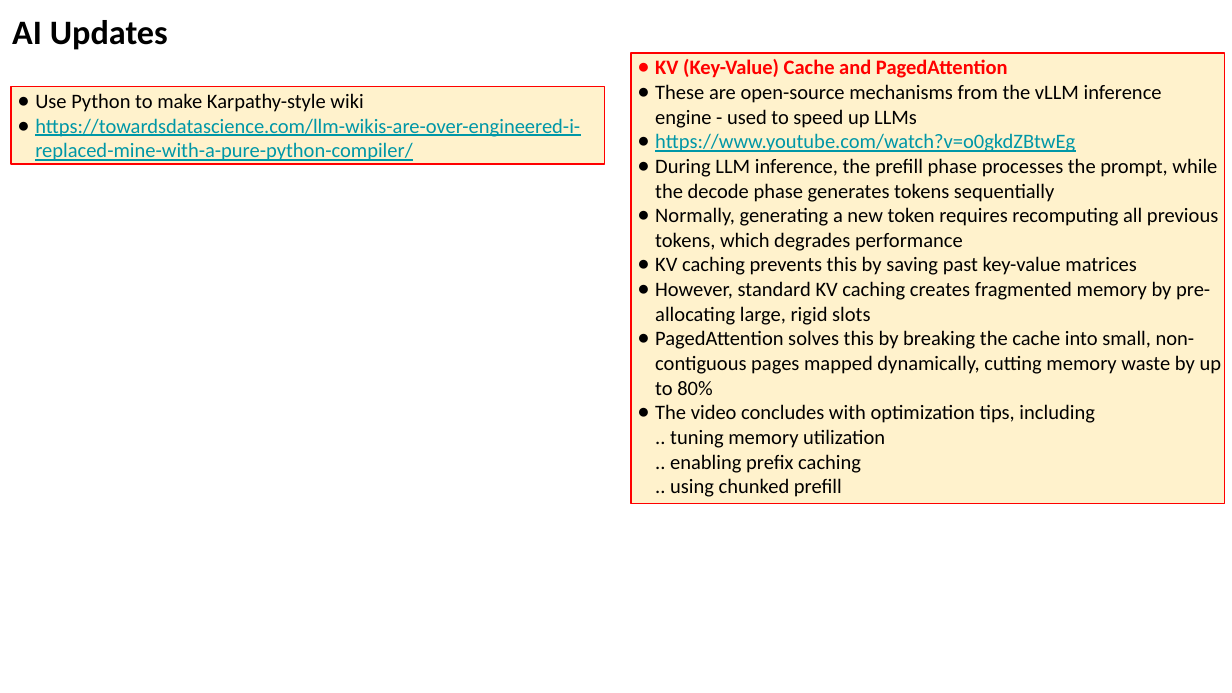
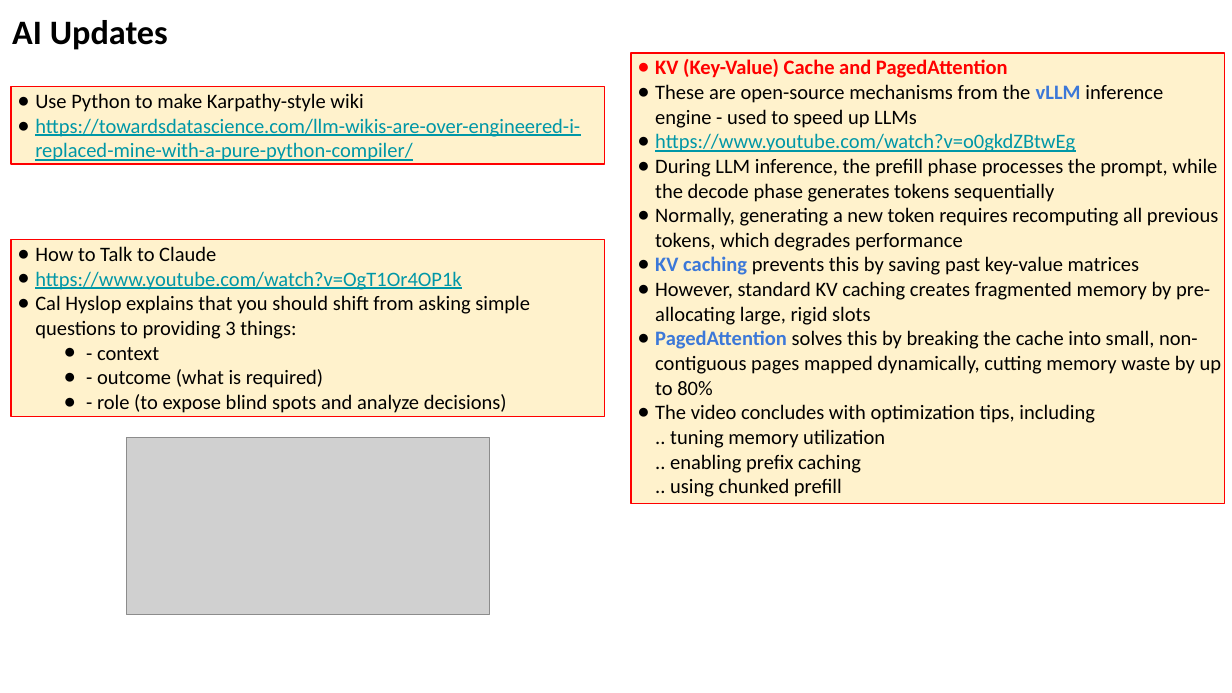
Before and after one commit to lselector/seminar, a slide deck: slide 13 of 2026/2026-07-10-AI-Updates.pptx (slide 8 before the commit). Drawn at 1232x693 pixels with LibreOffice and Linux fonts; fonts in the diff are those of the drawing; grey boxes stand for pictures. Boxes give left, top, right and bottom in pixels: in the first picture for what was removed or moved away, otherwise in the second. Text is boxed around its words. In the diff, an @@ line names an element or a change of style, - is before the commit and + after.

```diff
--- a/2026/2026-07-10-AI-Updates.pptx
+++ b/2026/2026-07-10-AI-Updates.pptx
@@ text in rectangle at bbox=[655, 84, 1222, 395]: text colour #000000 to #3C78D8, bold on in "vLLM", "KV caching", "PagedAttention" @@
@@ rectangle added at bbox=[11, 240, 605, 416], fill #FFF2CC, outline #FF0000 0.75 pt, 12 pt, text #000000 @@
+● How to Talk to Claude
+● https://www.youtube.com/watch?v=OgT1Or4OP1k
+● Cal Hyslop explains that you should shift from asking simple questions to providing 3 things:
+● - context
+● - outcome (what is required)
+● - role (to expose blind spots and analyze decisions)
@@ picture added at bbox=[127, 437, 490, 614] @@
```
Also in this commit, not shown: 10 other slides changed, 11 slides added.
